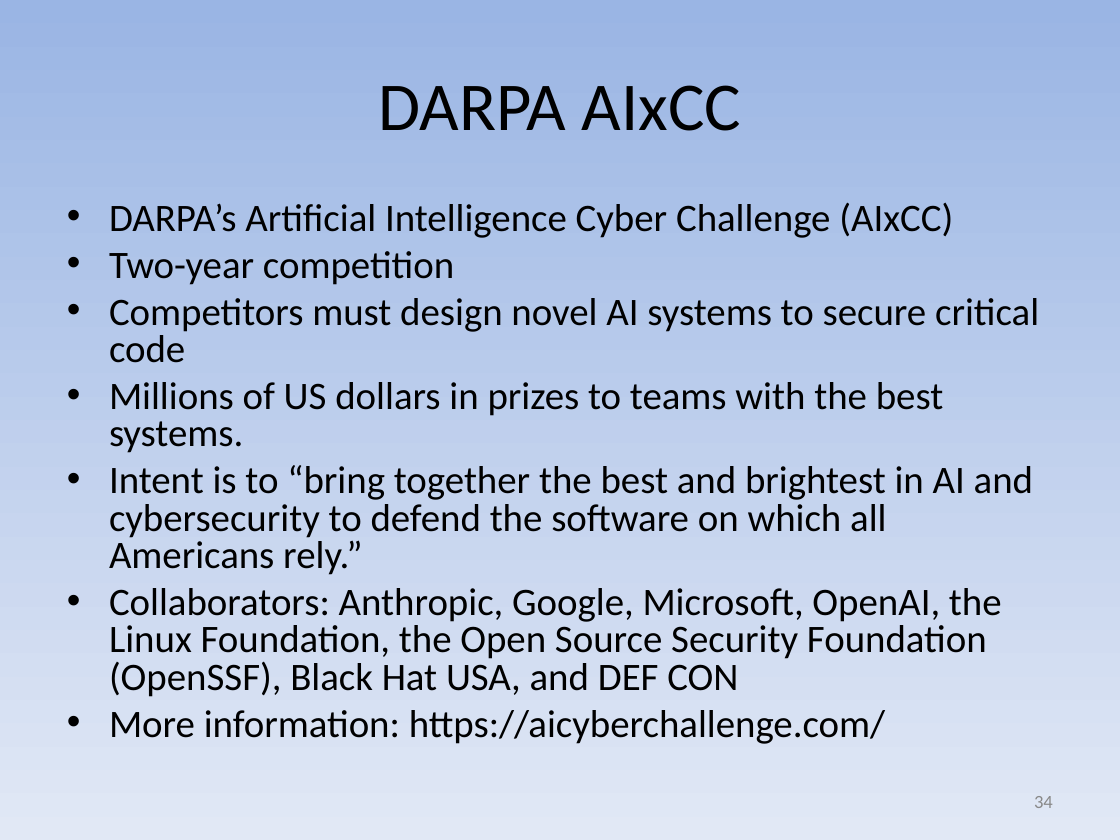
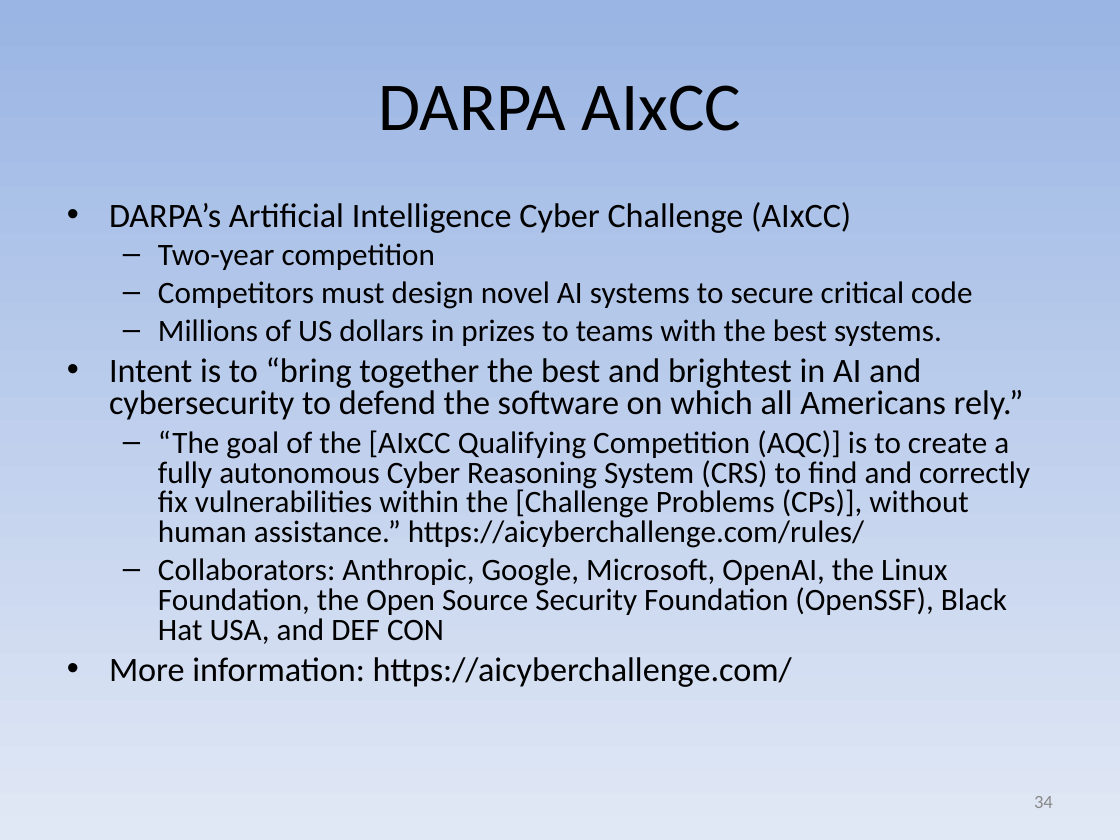
Before and after one commit to david-a-wheeler/david-a-wheeler.github.io, a slide deck: slide 34 of secure-class/presentations/AI-ML-Security.ppt. Drawn at 1120x840 pixels with LibreOffice and Linux fonts; fonts in the diff are those of the drawing. Boxes give left, top, right and bottom in pixels: in the first picture for what was removed or moved away, otherwise in the second. Text is boxed around its words. In the diff, an @@ line names an element or a change of style, - is before the commit and + after.

Commit message:
Add more on AIxCC

```diff
--- a/secure-class/presentations/AI-ML-Security.ppt
+++ b/secure-class/presentations/AI-ML-Security.ppt
@@ text at (109,202,1024,687): size 25 to 22 pt in "DARPA’s Artificial Intelligence Cyber Challenge (AIxCC)", "Intent is to “bring together the best ...", "More information: https://aicyberchallenge.com/"; size 25 to 20 pt in "Two-year competition", "Competitors must design novel AI systems to ...", "Millions of US dollars in prizes to ...", "Collaborators: Anthropic, Google, Microsoft, OpenAI, the Lin ..."; bullet • to –; list level 1 to 2 in "Two-year competition"; list level 1 to 2 in "Competitors must design novel AI ..."; list level 1 to 2 in "Millions of US dollars in ..."; list level 1 to 2 in "Collaborators: Anthropic, Google, Microsoft, OpenAI, ..." @@
@@ text at (158,430,1030,548): paragraph added @@
+  – “The goal of the [AIxCC Qualifying Competition (AQC)] is to create a fully autonomous Cyber Reasoning System (CRS) to find and correctly fix vulnerabilities within the [Challenge Problems (CPs)], without human assistance.” https://aicyberchallenge.com/rules/
```
Also in this commit, not shown: 1 other slide changed.
